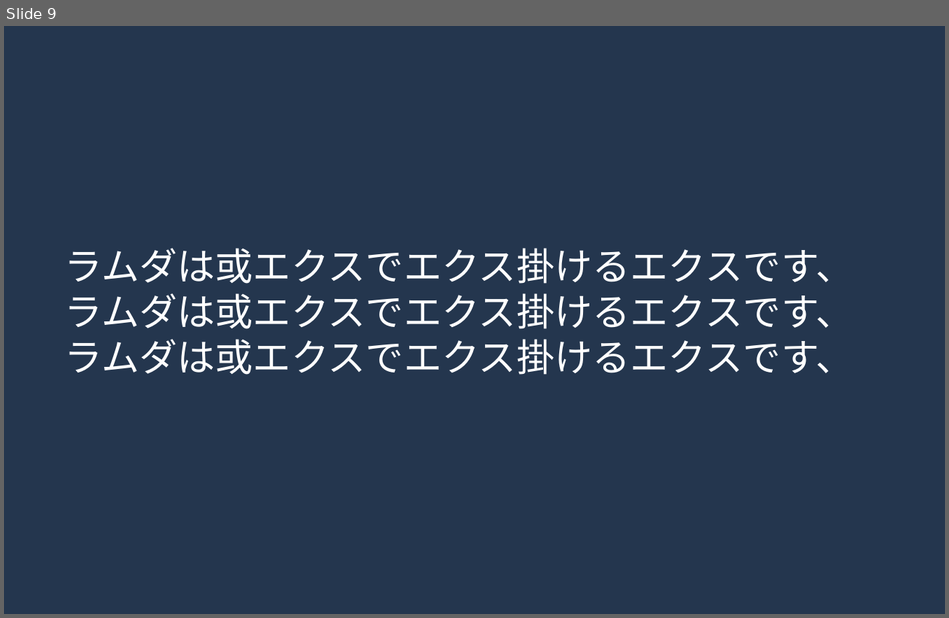
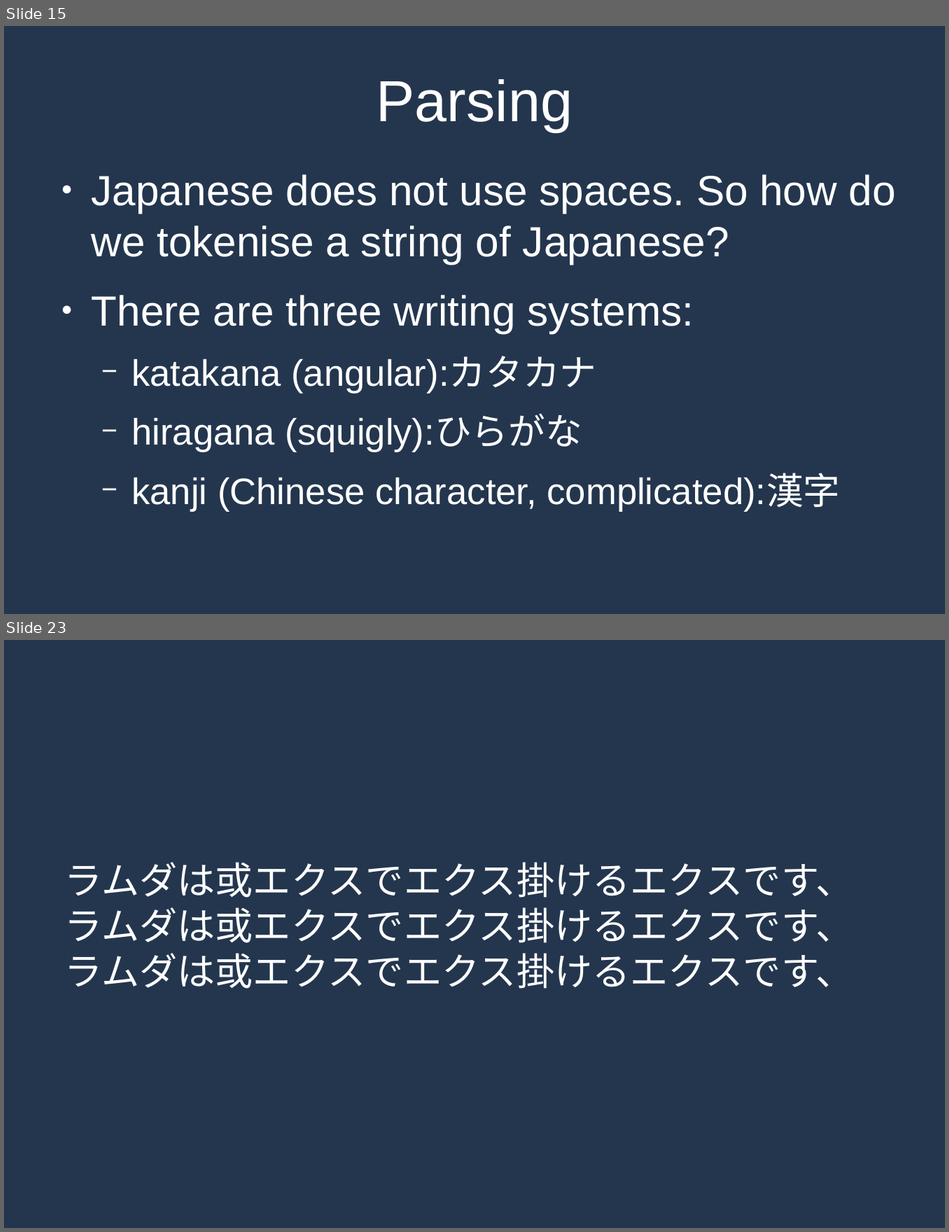
Before and after one commit to MrPicklePinosaur/haku, a slide deck: haku-talk/haku-talk.odp. Shown one above the other, each under a label of ours: slide 9 before the commit, slides 15 and 23 after it; the slides between them are not shown. The pictures are 949x618 and 949x1232 pixels, drawn with LibreOffice and Linux fonts; fonts in the diff are those of the drawing. Boxes give left, top, right and bottom in pixels: in the first picture for what was removed or moved away, otherwise in the second. Text is boxed around its words. In the diff, an @@ line names an element or a change of style, - is before the commit and + after.

```diff
--- a/haku-talk/haku-talk.odp
+++ b/haku-talk/haku-talk.odp
@@ slide 15 added at (4, 26, 945, 614), background #24364E @@
@@ title added at (376, 79, 572, 132), 48.9 pt, text #FFFFFF @@
+Parsing
@@ text added at (92, 174, 896, 511), 35.6 pt, text #FFFFFF @@
+● Japanese does not use spaces. So how do we tokenise a string of Japanese?
+● There are three writing systems:
+  − katakana (angular):カタカナ
+  − hiragana (squigly):ひらがな
+  − kanji (Chinese character, complicated):漢字
@@ what was slide 9 is now slide 23 @@
```
Also in this commit, not shown: 2 slides changed, 19 other slides added, 6 slides removed, 1 other file.
